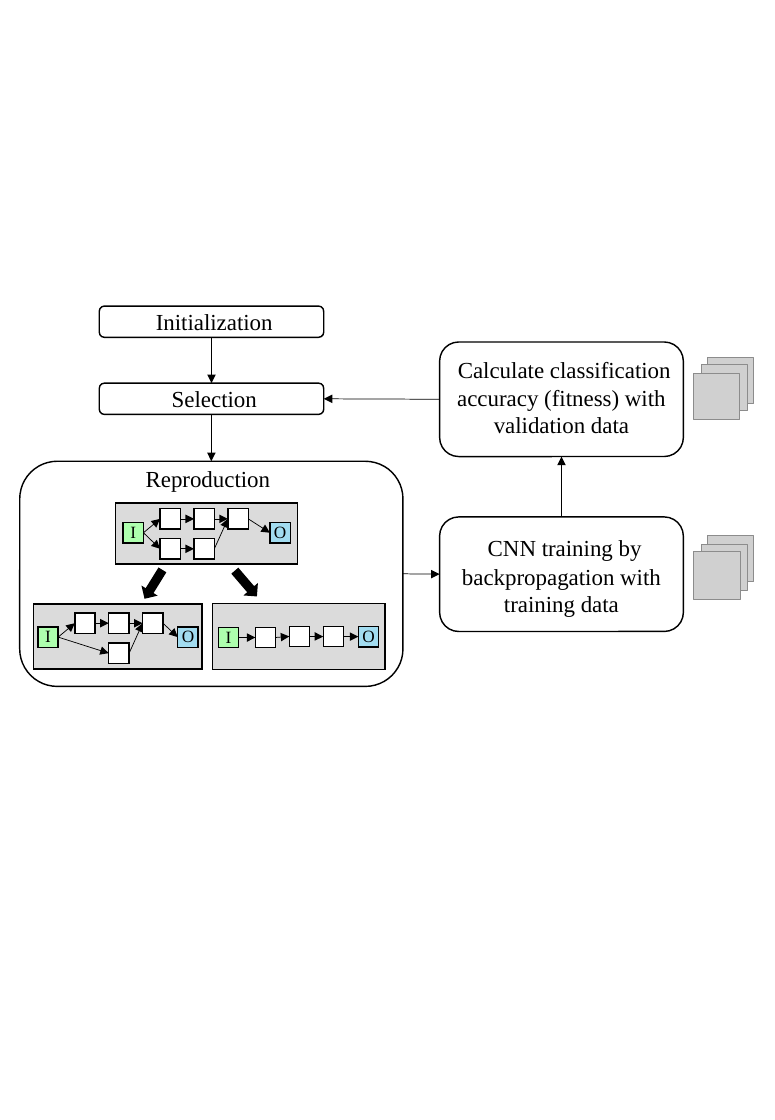
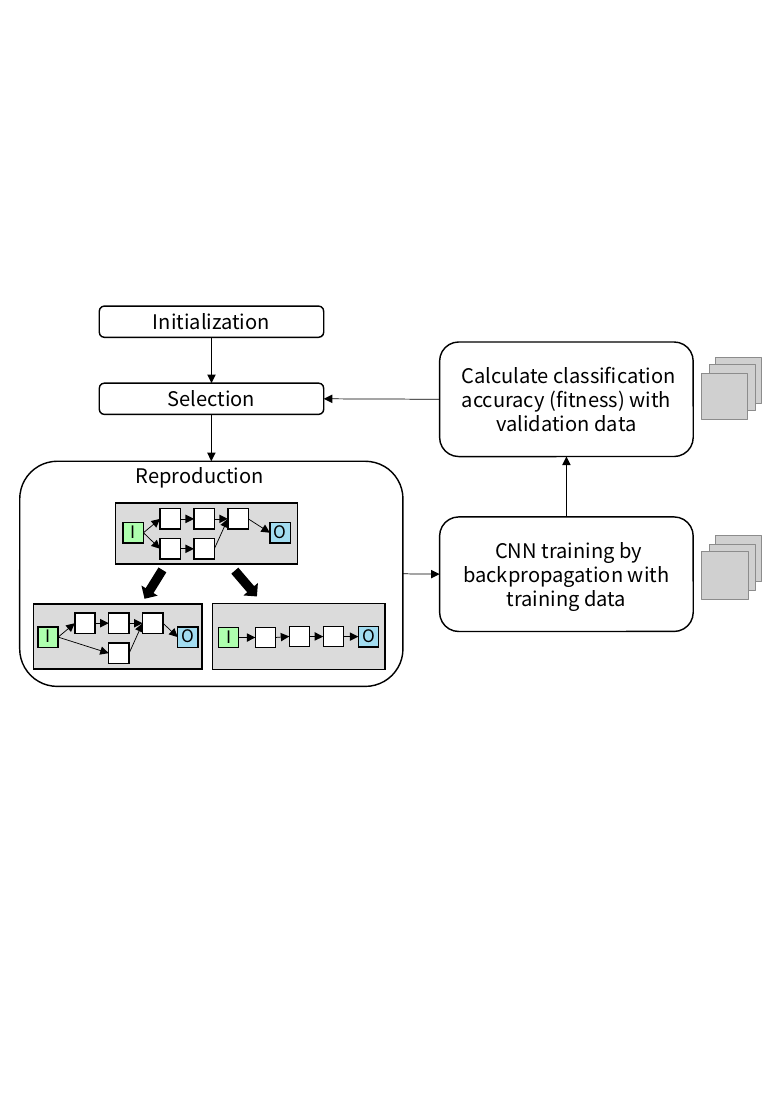
Before and after one commit to hoosha/CGP2CNN, a slide deck: slide 3 of draft_submit/images/GECCO2017.pptx. Drawn at 775x1120 pixels with LibreOffice and Linux fonts; fonts in the diff are those of the drawing; grey boxes stand for pictures. Boxes give left, top, right and bottom in pixels: in the first picture for what was removed or moved away, otherwise in the second. Text is boxed around its words. In the diff, an @@ line names an element or a change of style, - is before the commit and + after.

```diff
--- a/draft_submit/images/GECCO2017.pptx
+++ b/draft_submit/images/GECCO2017.pptx
@@ rounded rectangle "Calculate classification accuracy (fitness) with ...": place and size @@
-rounded rectangle "Calculate classification accuracy (fitness) with ..." at [439, 342, 683, 457]
+rounded rectangle "Calculate classification accuracy (fitness) with ..." at [439, 342, 692, 457]
@@ 6 pictures: place and size @@
-6 pictures at [693, 358, 753, 598]
+6 pictures at [702, 358, 762, 598]
@@ size 16 to 14 pt, font Times New Roman to Noto Sans CJK JP in 5 elements at [99, 306, 323, 337], [99, 383, 323, 414], [439, 517, 692, 631], [439, 342, 692, 457], [136, 467, 264, 488] @@
@@ text "Reproduction": place and size @@
-text "Reproduction" at [146, 471, 271, 492]
+text "Reproduction" at [136, 467, 264, 488]
@@ arrow moved from (561, 517) - (561, 457) to (566, 517) - (566, 457) @@
@@ rounded rectangle "CNN training by backpropagation with ...": place and size @@
-rounded rectangle "CNN training by backpropagation with ..." at [439, 517, 683, 631]
+rounded rectangle "CNN training by backpropagation with ..." at [439, 517, 692, 631]
@@ font Times New Roman to Noto Sans CJK JP in 5 elements at [123, 522, 144, 542], [270, 522, 290, 542], [38, 626, 59, 647], [178, 626, 198, 647], [359, 626, 379, 647] @@
```
Also in this commit, not shown: 5 other slides changed, 18 other files.
